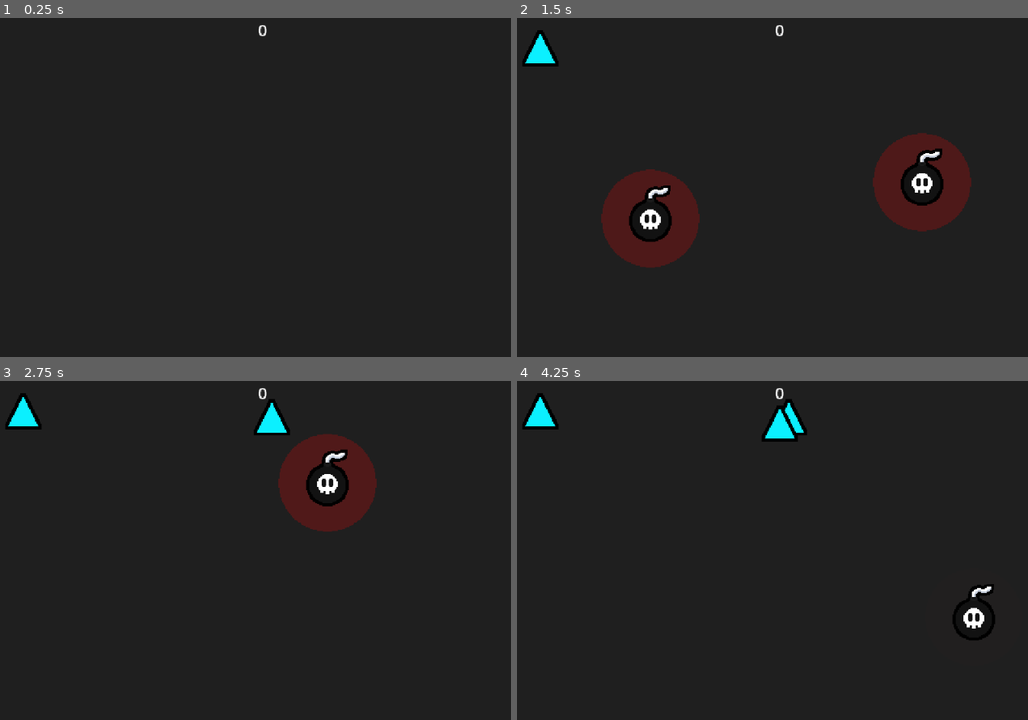
Above: before the commit, frames 1-4 (two rows, left to right).
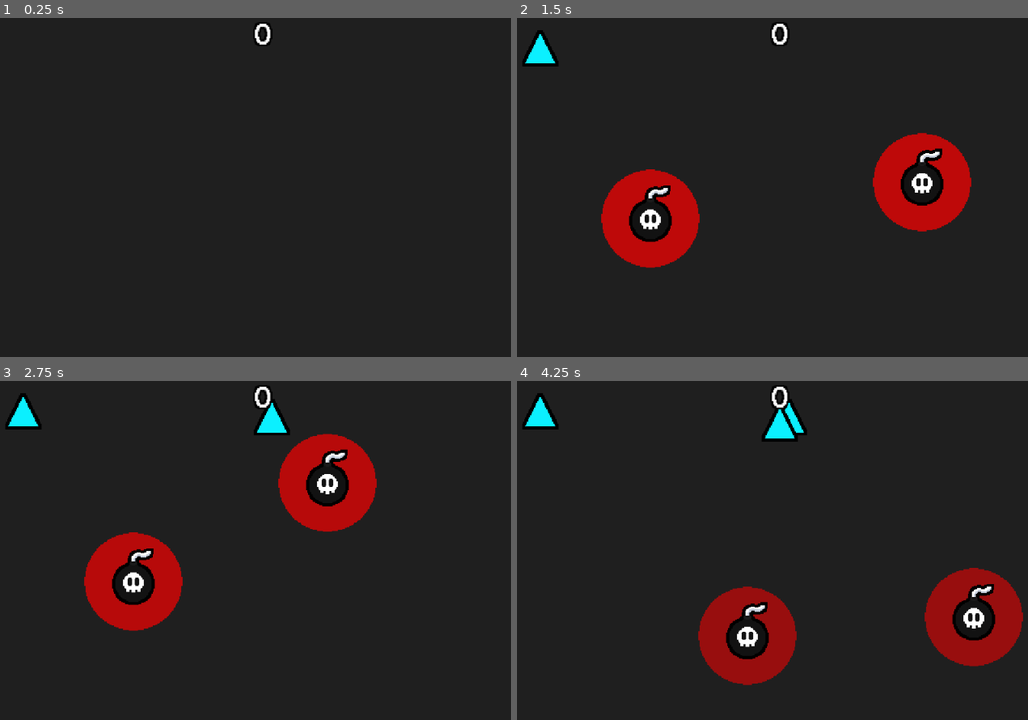
Above: after the commit, the same moments.

Repository: SpicyTime/BlastForge
Game: Godot game, scene res://main/main.tscn
The game is run twice, just before and just after one commit, with the same random seed, the same clock (stepped at 60 frames per second) and the same inputs. The engine's default icon, where the game draws it, is replaced by a stand-in: a white triangle on a blue panel in a dark square.
Inputs (mouse positions are in pixels of both pictures, inside the frame that each line leads up to):
- Up to frame 1 (0.25 s): no input
- Up to frame 2 (1.5 s): tap Enter at 0.5 s; move the mouse to (920, 180) at 0.52 s; click (920, 180) at 0.6 s; move the mouse to (649, 218) at 1.27 s; click (649, 218) at 1.35 s
- Up to frame 3 (2.75 s): move the mouse to (327, 482) at 2.02 s; click (327, 482) at 2.1 s
- Up to frame 4 (4.25 s): move the mouse to (746, 635) at 2.77 s; click (746, 635) at 2.85 s; move the mouse to (971, 618) at 3.52 s; click (971, 618) at 3.6 s

The runs differ from the first frame. In frame 1, 0.2% of the frame differs, in the area x 49-54%, y 1-9%; in frame 2, 6.9%; in frame 3, 7.4%; in frame 4, 7.4%, in the area x 35-100%, y 1-90%.

Commit message:
Made breakable types and shapes get chosen with a weighted table

Diff:
--- a/breakables/floating_text.tscn
+++ b/breakables/floating_text.tscn
@@ -1,6 +1,7 @@
-[gd_scene load_steps=2 format=3 uid="uid://d6a02rgt43js"]
+[gd_scene load_steps=3 format=3 uid="uid://d6a02rgt43js"]
 
 [ext_resource type="Script" uid="uid://dxxu7vwdebjoo" path="res://breakables/floating_text.gd" id="1_yflmp"]
+[ext_resource type="FontFile" uid="uid://dvocvivdlnv05" path="res://terminal-grotesque.grotesque-regular.ttf" id="2_d66p7"]
 
 [node name="FloatingText" type="Marker2D"]
 z_index = 2
@@ -18,6 +19,8 @@
 offset_bottom = 11.5
 grow_horizontal = 2
 grow_vertical = 2
-theme_override_constants/outline_size = 8
+theme_override_constants/outline_size = 6
+theme_override_fonts/font = ExtResource("2_d66p7")
+theme_override_font_sizes/font_size = 20
 text = "10"
 horizontal_alignment = 1
--- a/explosives/explosive.gd
+++ b/explosives/explosive.gd
@@ -1,7 +1,7 @@
 class_name Explosive
 extends Node2D
 @export var keep_detection_active: bool = false
-var detonation_time: float = 1.15
+@export var detonation_time: float = 1.5
 var phase_time: float = 0.0
 var red_material: ShaderMaterial = preload("res://explosives/materials/red_circle_material.tres")
 @onready var explosive_area_shader_box: Sprite2D = $ExplosiveAreaShaderBox
--- a/explosives/materials/red_circle_material.tres
+++ b/explosives/materials/red_circle_material.tres
@@ -6,5 +6,5 @@
 shader = ExtResource("1_5ivv4")
 shader_parameter/radius = 0.7530000357675
 shader_parameter/circle_color = Color(1, 0, 0, 0.5)
-shader_parameter/speed = 5.0
+shader_parameter/speed = 8.0
 shader_parameter/phase_offset = 0.0
--- a/explosives/materials/red_explosive_area_shader.gdshader
+++ b/explosives/materials/red_explosive_area_shader.gdshader
@@ -11,7 +11,7 @@
 	float circle = ceil(length(uv) - radius);
 	circle = 1. - circle;
 	circle = clamp(circle, 0, circle_color.a);
-	float pulse = (sin((TIME + phase_offset) * speed) * 0.5) + 0.5;
+	float pulse = (sin((TIME + phase_offset) * speed) * 0.5) + 1.25;
 	COLOR = circle_color;
 	COLOR.a = circle * pulse;
 }
--- a/game/breakable_spawner.gd
+++ b/game/breakable_spawner.gd
@@ -7,6 +7,20 @@
 var despawn_time_limit: float = spawn_time_limit * 2.1
 var despawn_threshold: int = int(spawn_limit / 1.5)
 var world: World = null
+var breakable_type_weights: Dictionary[Enums.BreakableType, float] = {
+	Enums.BreakableType.NORMAL : 1.0,
+	Enums.BreakableType.EXPLOSIVE : 0.0,
+	Enums.BreakableType.SPAWNER : 0.0
+}
+
+var shape_type_weights: Dictionary[Enums.ShapeType, float] = {
+	Enums.ShapeType.TRIANGLE : 1.0,
+	Enums.ShapeType.SQUARE : 0.0,
+	Enums.ShapeType.PENTAGON : 0.0,
+	Enums.ShapeType.HEXAGON : 0.0,
+	Enums.ShapeType.CIRCLE : 0.0
+}
+
 var breakable_type_lookup: Dictionary[Enums.BreakableType, String] = {
 	Enums.BreakableType.NORMAL : "normal",
 	Enums.BreakableType.EXPLOSIVE  : "explosive",
@@ -33,10 +47,45 @@
 		spawn_time_passed = 0.0
 		if get_child_count() < spawn_limit:
 			var breakable_position: Vector2 = choose_random_pos(-275, 275, -150, 150)
-			spawn_breakable(breakable_position, Enums.ShapeType.TRIANGLE, Enums.BreakableType.NORMAL)
+			var chosen_shape_type: Enums.ShapeType = choose_random_shape_type()
+			var chosen_breakable_type: Enums.BreakableType = choose_random_breakable_type()
+			spawn_breakable(breakable_position, chosen_shape_type, chosen_breakable_type)
 	if despawn_time_passed >= despawn_time_limit and get_child_count() >= despawn_threshold:
 		despawn_time_passed = 0.0
 		get_child(0).queue_free()
+
+# Adds all the weights in the shape type weight table
+func calc_shape_weight_total() -> float:
+	var total: float = 0.0
+	for value in shape_type_weights.values():
+		total += value
+	return total
+
+# Adds all the weights in the breakable type weight table
+func calc_breakable_weight_total() -> float:
+	var total: float = 0.0
+	for value in breakable_type_weights.values():
+		total += value
+	return total
+
+# Chooses a random shape type based off of a weighted table
+func choose_random_shape_type() -> Enums.ShapeType:
+	var weight_roll: float = randf() * calc_shape_weight_total()
+	# Goes through the weights to eventually choose the type
+	for shape_type in shape_type_weights.keys():
+		weight_roll -= shape_type_weights[shape_type]
+		if weight_roll <= 0.0: return shape_type
+	# Fall back
+	return Enums.ShapeType.TRIANGLE
+
+# Chooses a random breakable type based off of a weighted table
+func choose_random_breakable_type() -> Enums.BreakableType:
+	var weight_roll: float = randf() * calc_breakable_weight_total()
+	# Goes through the weights to eventually choose the type
+	for breakable_type in breakable_type_weights.keys():
+		weight_roll -= breakable_type_weights[breakable_type]
+		if weight_roll <= 0.0: return breakable_type
+	return Enums.BreakableType.NORMAL
 
 
 func choose_random_pos(left: int, right: int, top: int, bottom: int ) -> Vector2:
--- a/ui/hud.tscn
+++ b/ui/hud.tscn
@@ -1,6 +1,7 @@
-[gd_scene load_steps=2 format=3 uid="uid://tdoscbf6lnd6"]
+[gd_scene load_steps=3 format=3 uid="uid://tdoscbf6lnd6"]
 
 [ext_resource type="Script" uid="uid://4as2tdux84hn" path="res://ui/hud.gd" id="1_rbyyf"]
+[ext_resource type="FontFile" uid="uid://dvocvivdlnv05" path="res://terminal-grotesque.grotesque-regular.ttf" id="2_276te"]
 
 [node name="Hud" type="Control"]
 layout_mode = 3
@@ -21,5 +22,8 @@
 offset_right = 20.0
 offset_bottom = 23.0
 grow_horizontal = 2
+theme_override_constants/outline_size = 8
+theme_override_fonts/font = ExtResource("2_276te")
+theme_override_font_sizes/font_size = 32
 text = "0"
 horizontal_alignment = 1
Binary file added: edit-undo.brk.ttf
Binary file added: terminal-grotesque.grotesque-regular.ttf
